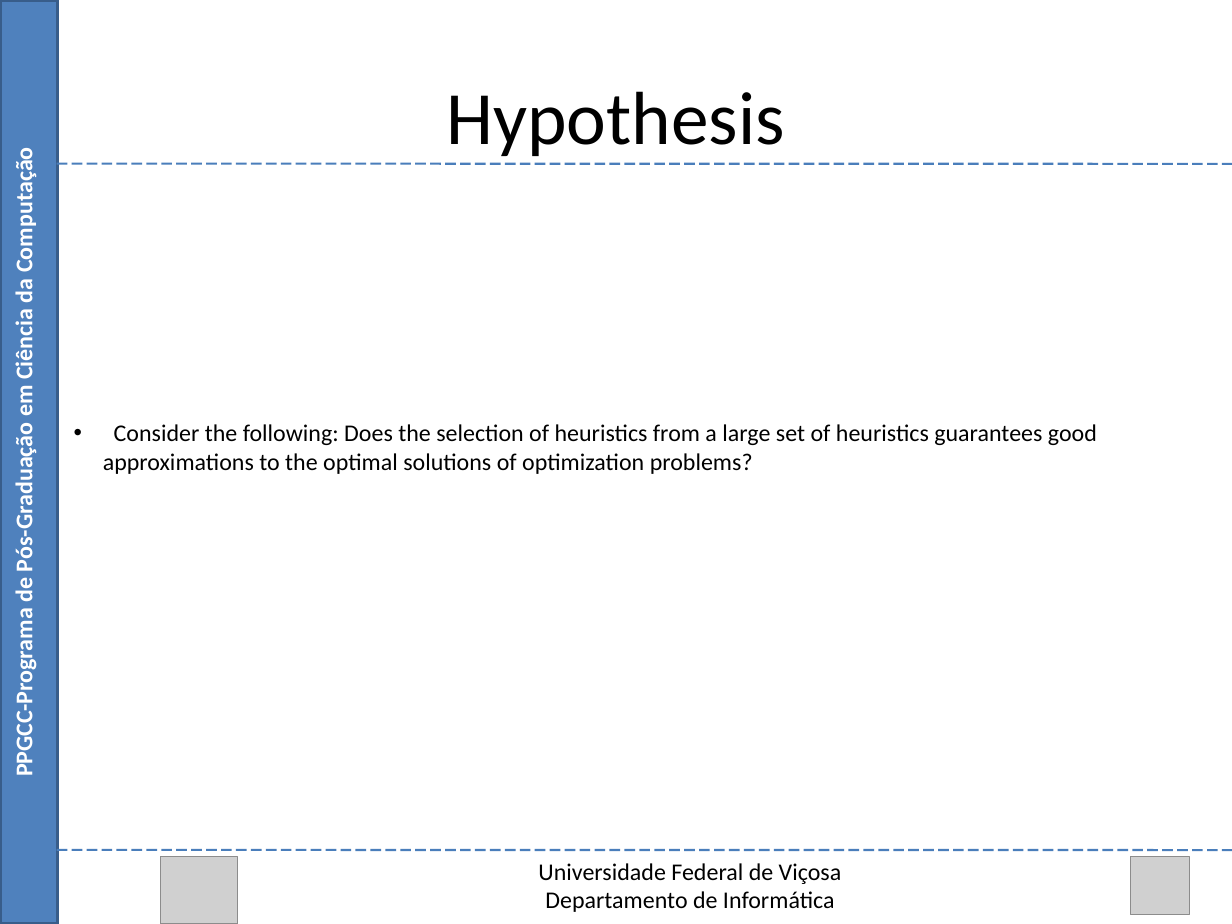
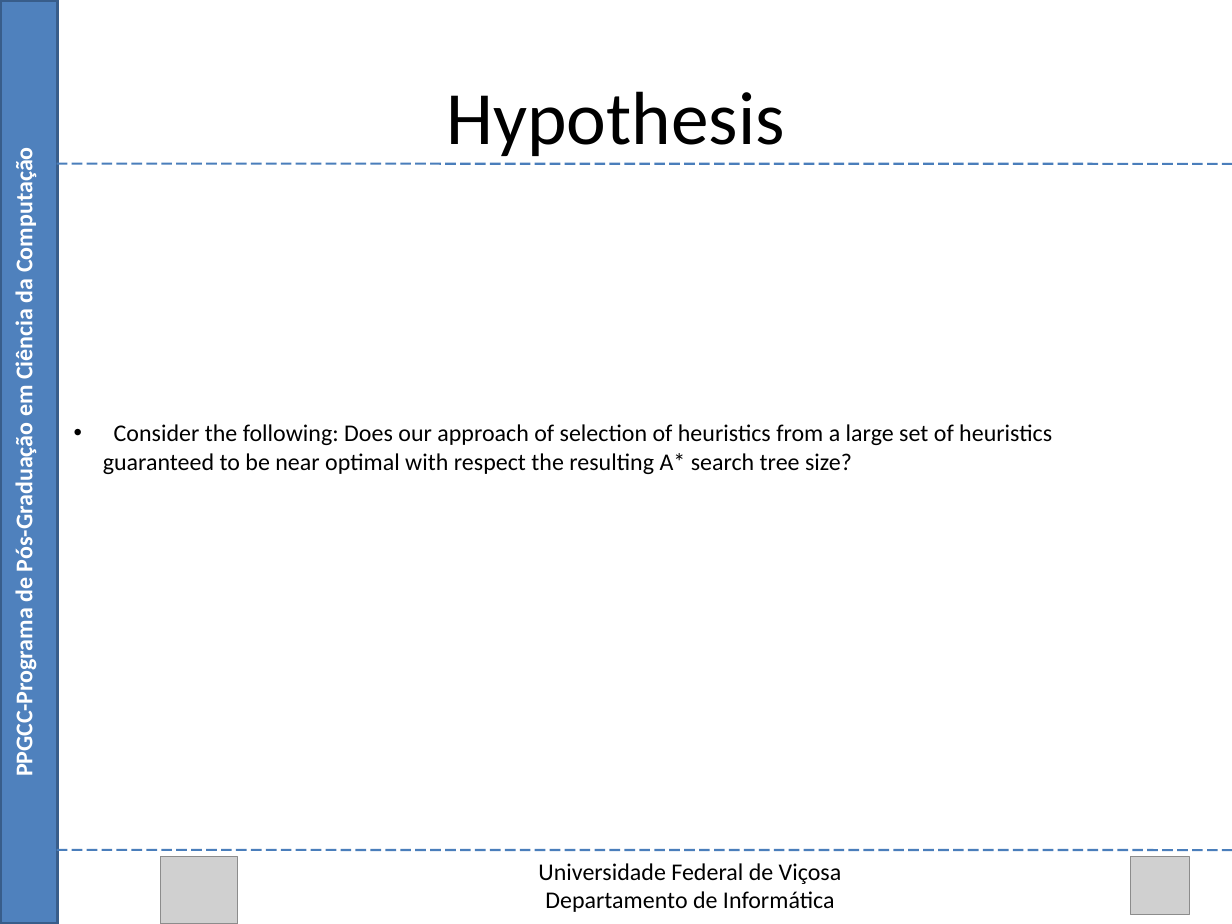
Before and after one commit to Marvinsky/research-marvin, a slide deck: slide 13 of latex/odp/selection heuristics.odp (slide 8 before the commit). Drawn at 1232x924 pixels with LibreOffice and Linux fonts; fonts in the diff are those of the drawing; grey boxes stand for pictures. Boxes give left, top, right and bottom in pixels: in the first picture for what was removed or moved away, otherwise in the second. Text is boxed around its words. In the diff, an @@ line names an element or a change of style, - is before the commit and + after.

Commit message:
10/08/15 selection heuristics opd

```diff
--- a/latex/odp/selection heuristics.odp
+++ b/latex/odp/selection heuristics.odp
@@ text at [103,424,1052,474]: text changed @@
-• Consider the following: Does the selection of heuristics from a large set of heuristics guarantees good approximations to the optimal solutions of optimization problems?
+• Consider the following: Does our approach of selection of heuristics from a large set of heuristics guaranteed to be near optimal with respect the resulting A* search tree size?
```
Also in this commit, not shown: 6 other slides changed, 6 slides added, 1 other file.
